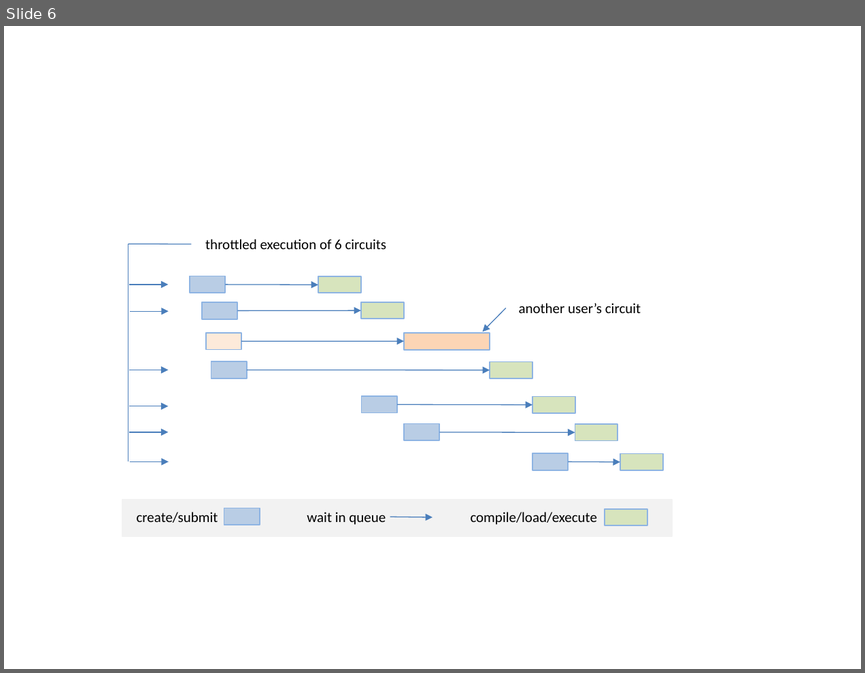
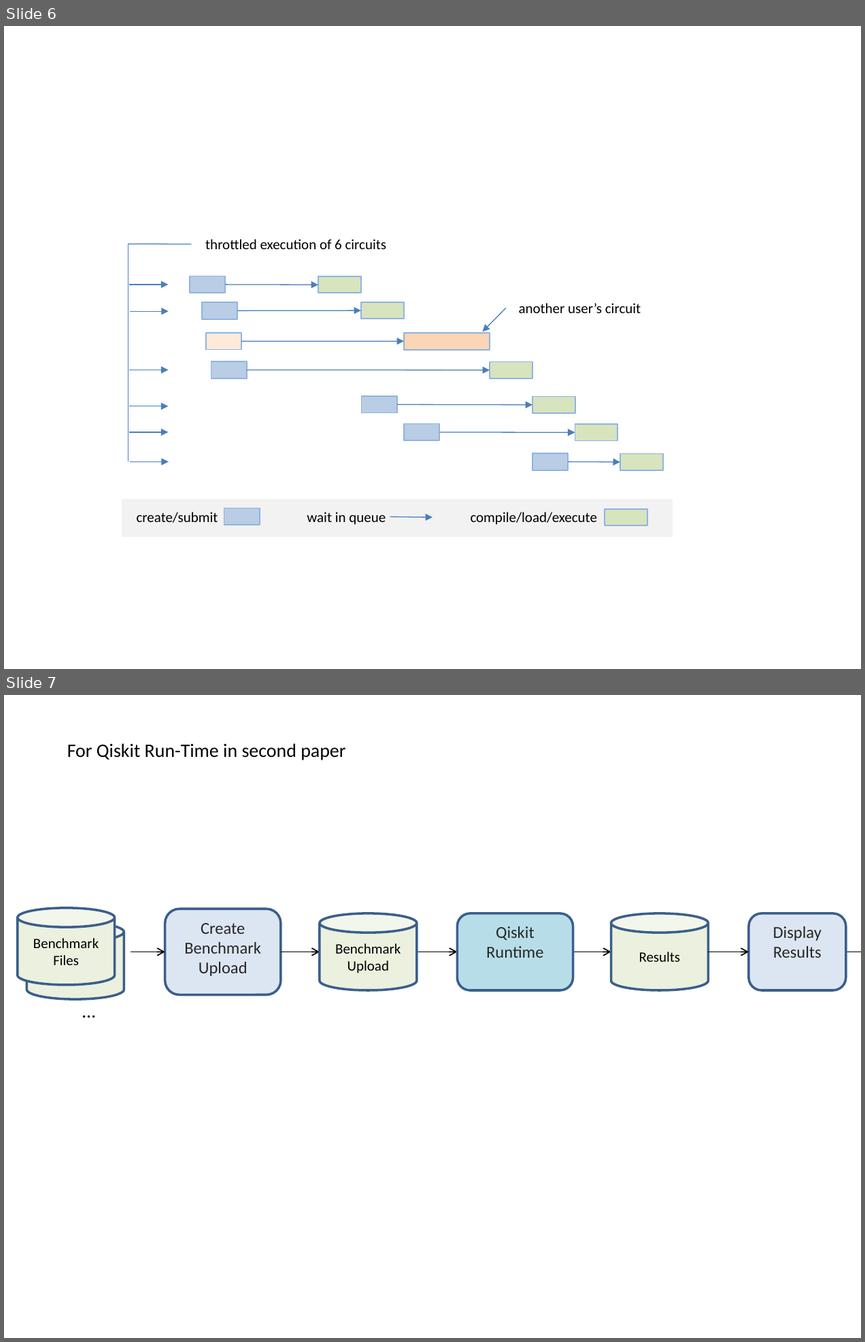
Before and after one commit to SRI-International/QC-App-Oriented-Benchmarks, a slide deck: _doc/images/benchmark_modules.pptx. Shown one above the other, each under a label of ours: slide 6 before the commit, slides 6 and 7 after it. The pictures are 865x673 and 865x1342 pixels, drawn with LibreOffice and Linux fonts; fonts in the diff are those of the drawing; background and template pictures are left out. Boxes give left, top, right and bottom in pixels: in the first picture for what was removed or moved away, otherwise in the second. Text is boxed around its words. In the diff, an @@ line names an element or a change of style, - is before the commit and + after.

Commit message:
Add image for Qiskit Runtime

```diff
--- a/_doc/images/benchmark_modules.pptx
+++ b/_doc/images/benchmark_modules.pptx
@@ slide 7 added at (x1=4, y1=695, x2=861, y2=1338), background #FFFFFF @@
@@ text added at (x1=67, y1=743, x2=345, y2=760), 16 pt, text #000000 @@
+For Qiskit Run-Time in second paper
@@ group added at (x1=4, y1=866, x2=861, y2=1038): 6 arrows, 4 cylinders, 3 rounded rectangles, 1 rectangle, 1 text @@
+Create
+Benchmark
+Upload
+Benchmark
+Upload
+…
+Benchmark
+Files
+Benchmark
+Files
+Qiskit
+Runtime
+Results
+Display
+Results
```
Also in this commit, not shown: 1 other file.
